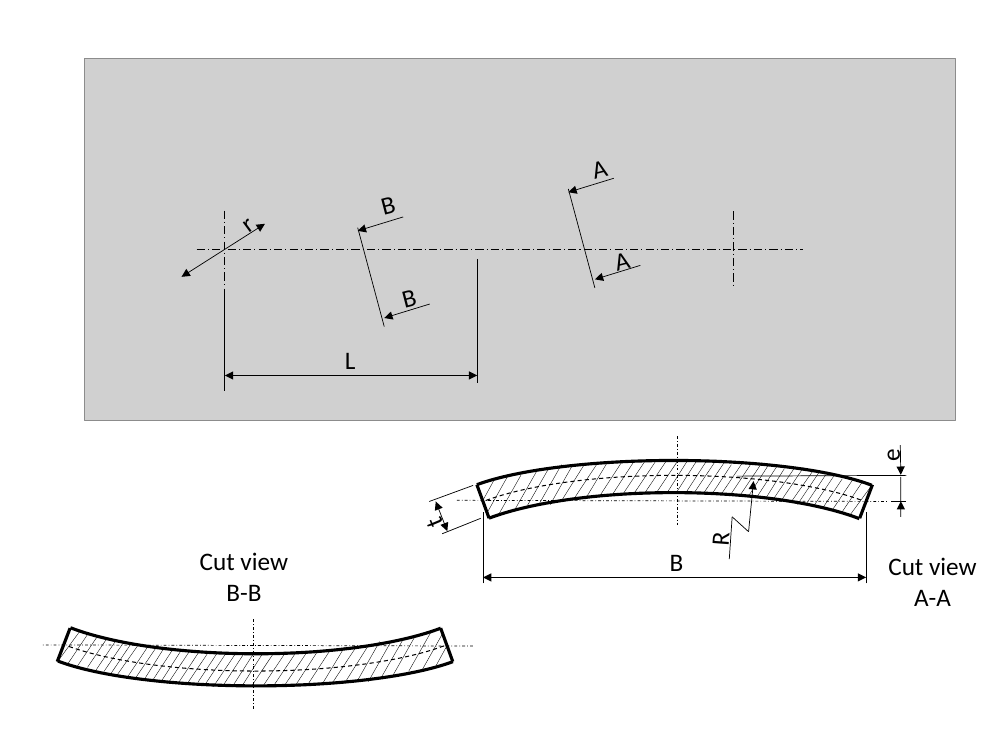
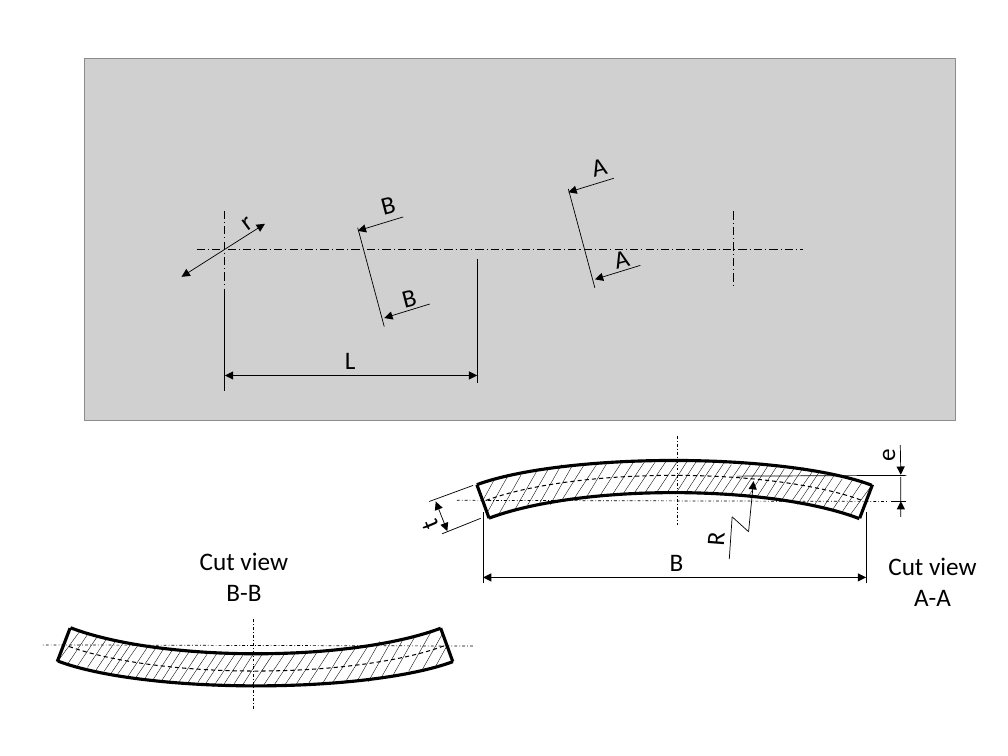
Before and after one commit to AlejandroValverde/latex, a slide deck: slide 8 of figures/figures.pptx. Drawn at 1008x756 pixels with LibreOffice and Linux fonts; fonts in the diff are those of the drawing; grey boxes stand for pictures. Boxes give left, top, right and bottom in pixels: in the first picture for what was removed or moved away, otherwise in the second. Text is boxed around its words. In the diff, an @@ line names an element or a change of style, - is before the commit and + after.

```diff
--- a/figures/figures.pptx
+++ b/figures/figures.pptx
@@ text "r" rewrapped from (249, 228, 256, 234) to (247, 217, 254, 236) @@
@@ text "A" rewrapped from (617, 253, 631, 273) to (617, 249, 631, 273) @@
@@ text "e": place and size @@
-text "e" at (876, 450, 907, 462)
+text "e" at (871, 450, 902, 462)
@@ text "t": place and size @@
-text "t" at (420, 516, 451, 524)
+text "t" at (415, 517, 446, 525)
@@ text "R": place and size @@
-text "R" at (705, 534, 736, 547)
+text "R" at (700, 534, 731, 547)
```
Also in this commit, not shown: 3 other slides changed, 1 slide added, 7 other files.
